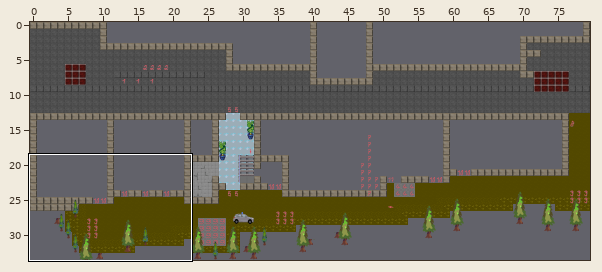
Two states of a Tiled map (JSON), maps/zl-outside.json. The picture above shows the old version from afar; the outline marks the close-up.
Close-up. First the earlier version:
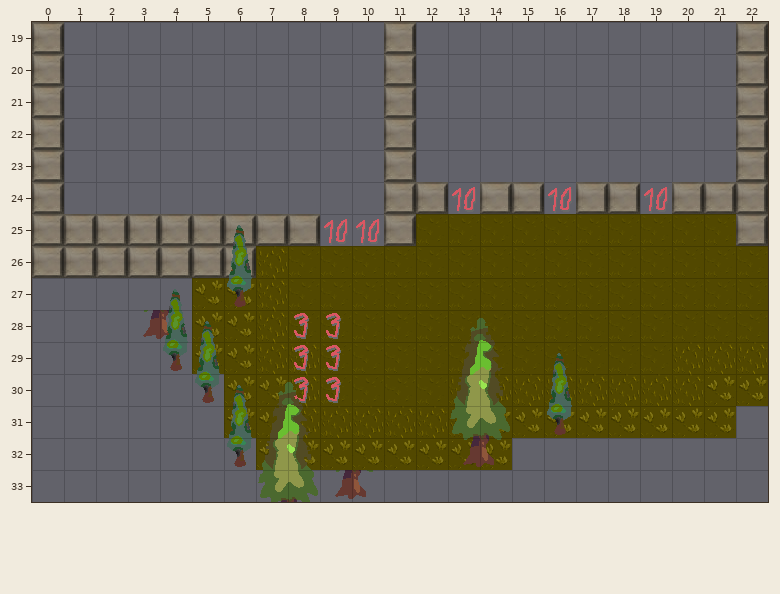
Cells are 32x32 px. Shown: x 0..22, y 19..33. The commit also changed other parts of the map, which this record leaves out.
Now the later version:
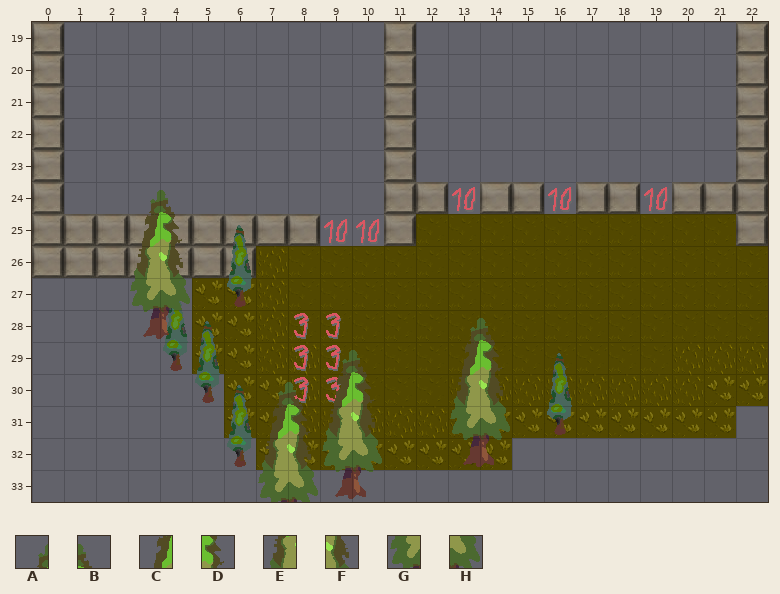
Key: from "z-Labor": A 20, B 21, C 36, D 37, E 52, F 53, G 68, H 69.
_ is an empty cell, . an unchanged one.
Tiles of an added or newly shown layer are drawn over the layers below it.
The exact change:
--- layer "even-topper" (now shown)
@@ x 3..4 @@
-24 __
-25 __
-26 __
-27 __
+24 AB
+25 CD
+26 EF
+27 GH
@@ x 9..10 @@
-29 __
-30 __
-31 __
-32 __
+29 AB
+30 CD
+31 EF
+32 GH
Boxes around the changes in both close-ups, in picture pixels (x1, y1, x2, y2):
added: (130, 190, 190, 310)
added: (322, 350, 382, 470)
